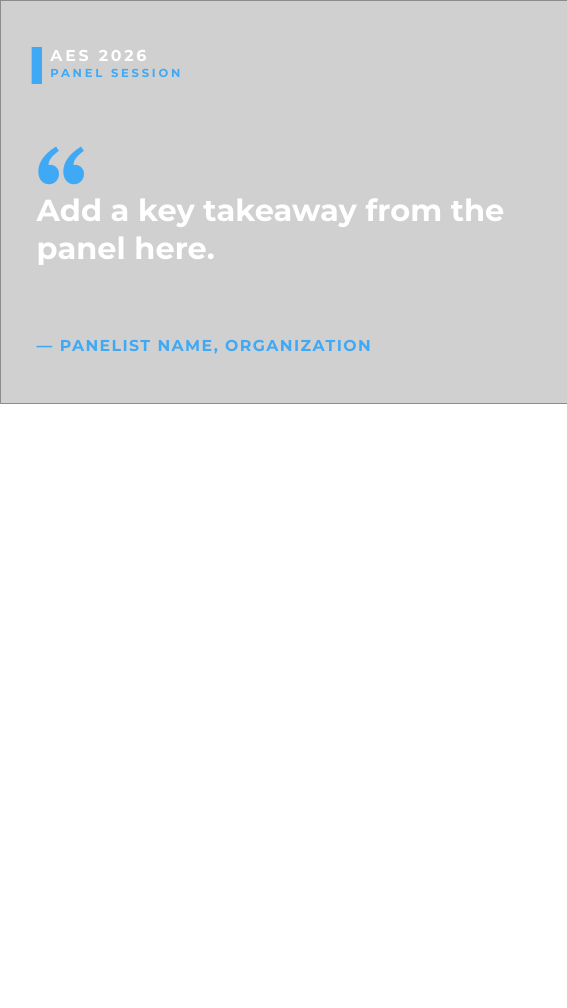
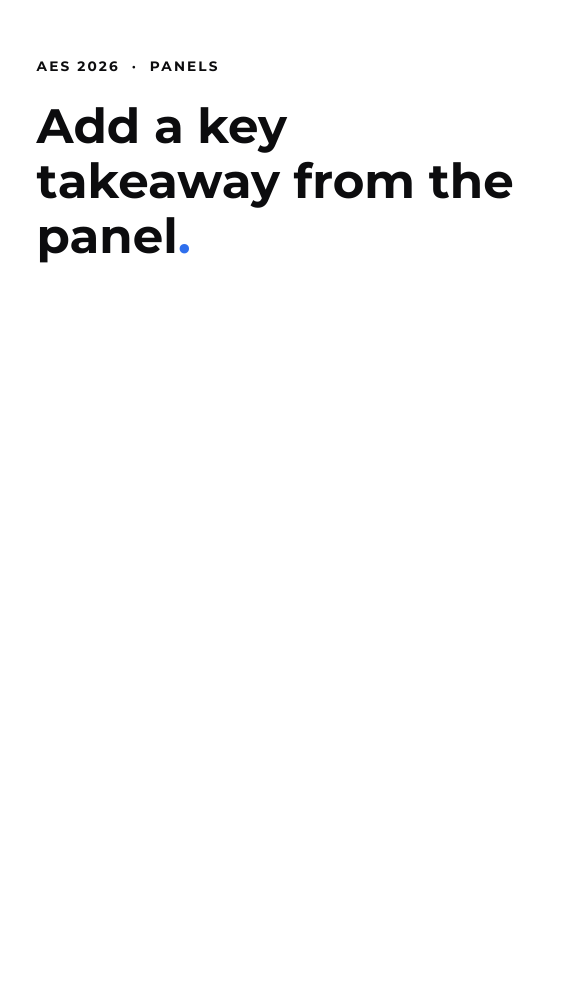
Before and after one commit to Okidoki9903/canva-templates, a slide deck: slide 4 of templates/04-panels.pptx. Drawn at 567x1008 pixels with LibreOffice and Linux fonts; fonts in the diff are those of the drawing; grey boxes stand for pictures; background and template pictures are left out. Boxes give left, top, right and bottom in pixels: in the first picture for what was removed or moved away, otherwise in the second. Text is boxed around its words. In the diff, an @@ line names an element or a change of style, - is before the commit and + after.

```diff
--- a/templates/04-panels.pptx
+++ b/templates/04-panels.pptx
@@ picture removed at [0,0,567,403] @@
@@ rectangle removed at [31,47,42,84] @@
@@ text at [37,61,117,71]: text changed; size 22.5 to 19.5 pt; text colour #FFFFFF to #0C0C0E @@
-AES 2026
+AES 2026 · PANELS
@@ text removed at [50,69,180,77] @@
-PANEL SESSION
@@ text at [37,107,514,263]: text changed; size 43.5 to 69 pt; text colour #FFFFFF to #0C0C0E @@
-Add a key takeaway from the panel here.
+Add a key takeaway from the panel.
@@ text removed at [37,121,100,205] @@
-“
@@ text removed at [60,340,371,354] @@
-— PANELIST NAME, ORGANIZATION
```
Also in this commit, not shown: 2 other slides changed, 3 slides added, 2 slides removed, 51 other files.
